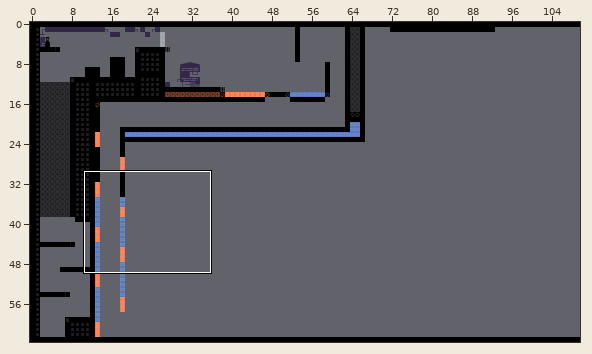
Level history. Tiled map: IndieSpeedRun/IndieSpeedRun/IndieSpeedRunContent/maps/level2.tmx. Above: a wide view before the commit, with the close-up outlined.
Close-up. Before the commit:
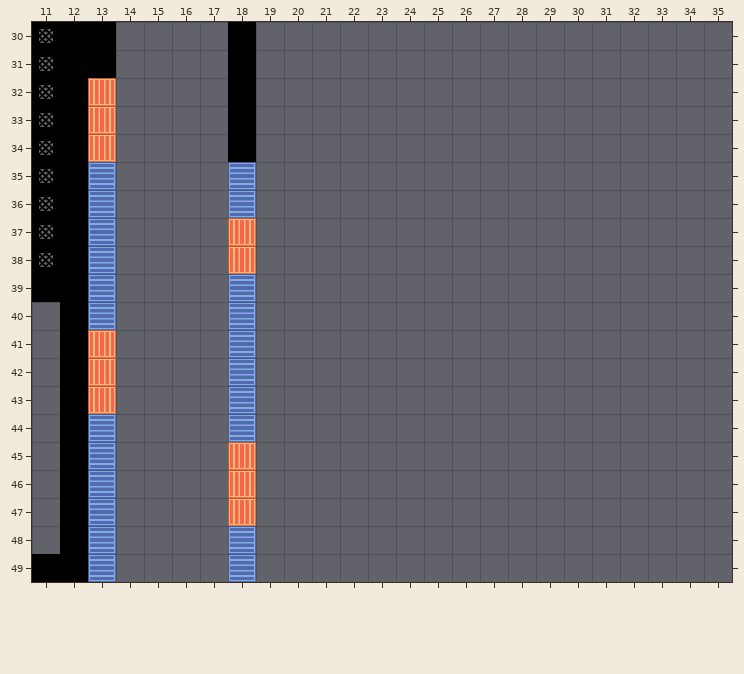
Cells are 32x32 px. Shown: x 11..35, y 30..49. The commit also changed other parts of the map, which this record leaves out.
The same view after the edit:
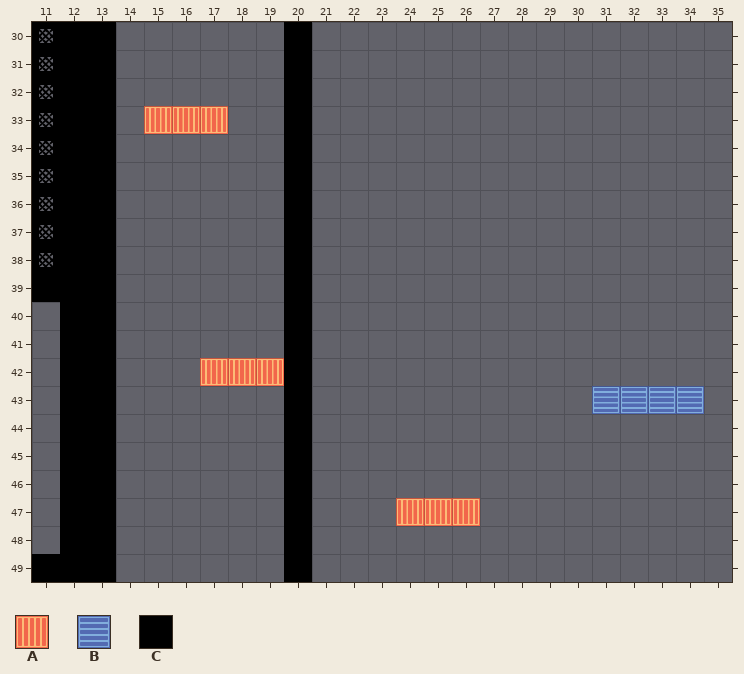
Key: from "furnace-01": A 0 "heat"; from "heatsink-01": B 0 "cool"; from "tiles2-01": C 0.
_ is an empty cell.
The edit:
{"where": "layer \"Gameplay\""}
{"y":30,"x":18,"old":"C","new":"_"}
{"y":30,"x":20,"old":"_","new":"C"}
{"y":31,"x":18,"old":"C","new":"_"}
{"y":31,"x":20,"old":"_","new":"C"}
{"y":32,"x":13,"old":"A","new":"C"}
{"y":32,"x":18,"old":"C","new":"_"}
{"y":32,"x":20,"old":"_","new":"C"}
{"y":33,"x":13,"old":"A","new":"C"}
{"y":33,"x":15,"old":"___C","new":"AAA_"}
{"y":33,"x":20,"old":"_","new":"C"}
{"y":34,"x":13,"old":"A","new":"C"}
{"y":34,"x":18,"old":"C","new":"_"}
{"y":34,"x":20,"old":"_","new":"C"}
{"y":35,"x":13,"old":"B","new":"C"}
{"y":35,"x":18,"old":"B","new":"_"}
{"y":35,"x":20,"old":"_","new":"C"}
{"y":36,"x":13,"old":"B","new":"C"}
{"y":36,"x":18,"old":"B","new":"_"}
{"y":36,"x":20,"old":"_","new":"C"}
{"y":37,"x":13,"old":"B","new":"C"}
{"y":37,"x":18,"old":"A","new":"_"}
{"y":37,"x":20,"old":"_","new":"C"}
{"y":38,"x":13,"old":"B","new":"C"}
{"y":38,"x":18,"old":"A","new":"_"}
{"y":38,"x":20,"old":"_","new":"C"}
{"y":39,"x":13,"old":"B","new":"C"}
{"y":39,"x":18,"old":"B","new":"_"}
{"y":39,"x":20,"old":"_","new":"C"}
{"y":40,"x":13,"old":"B","new":"C"}
{"y":40,"x":18,"old":"B","new":"_"}
{"y":40,"x":20,"old":"_","new":"C"}
{"y":41,"x":13,"old":"A","new":"C"}
{"y":41,"x":18,"old":"B","new":"_"}
{"y":41,"x":20,"old":"_","new":"C"}
{"y":42,"x":13,"old":"A","new":"C"}
{"y":42,"x":17,"old":"_B__","new":"AAAC"}
{"y":43,"x":13,"old":"A","new":"C"}
{"y":43,"x":18,"old":"B","new":"_"}
{"y":43,"x":20,"old":"_","new":"C"}
{"y":43,"x":31,"old":"____","new":"BBBB"}
{"y":44,"x":13,"old":"B","new":"C"}
{"y":44,"x":18,"old":"B","new":"_"}
{"y":44,"x":20,"old":"_","new":"C"}
{"y":45,"x":13,"old":"B","new":"C"}
{"y":45,"x":18,"old":"A","new":"_"}
{"y":45,"x":20,"old":"_","new":"C"}
{"y":46,"x":13,"old":"B","new":"C"}
{"y":46,"x":18,"old":"A","new":"_"}
{"y":46,"x":20,"old":"_","new":"C"}
{"y":47,"x":13,"old":"B","new":"C"}
{"y":47,"x":18,"old":"A","new":"_"}
{"y":47,"x":20,"old":"_","new":"C"}
{"y":47,"x":24,"old":"___","new":"AAA"}
{"y":48,"x":13,"old":"B","new":"C"}
{"y":48,"x":18,"old":"B","new":"_"}
{"y":48,"x":20,"old":"_","new":"C"}
{"y":49,"x":13,"old":"B","new":"C"}
{"y":49,"x":18,"old":"B","new":"_"}
{"y":49,"x":20,"old":"_","new":"C"}
{"label":"changed","picture_box":[144,22,312,582]}
{"label":"changed","picture_box":[88,78,116,582]}
{"label":"added","picture_box":[592,386,704,414]}
{"label":"added","picture_box":[396,498,480,526]}
